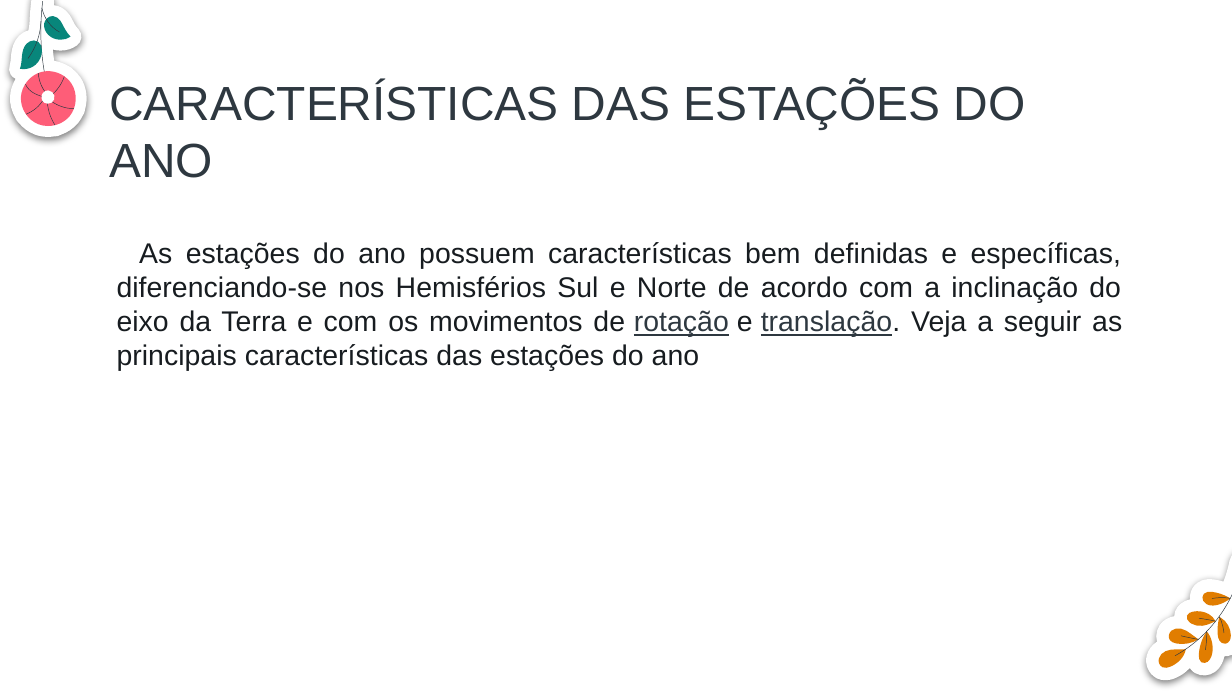
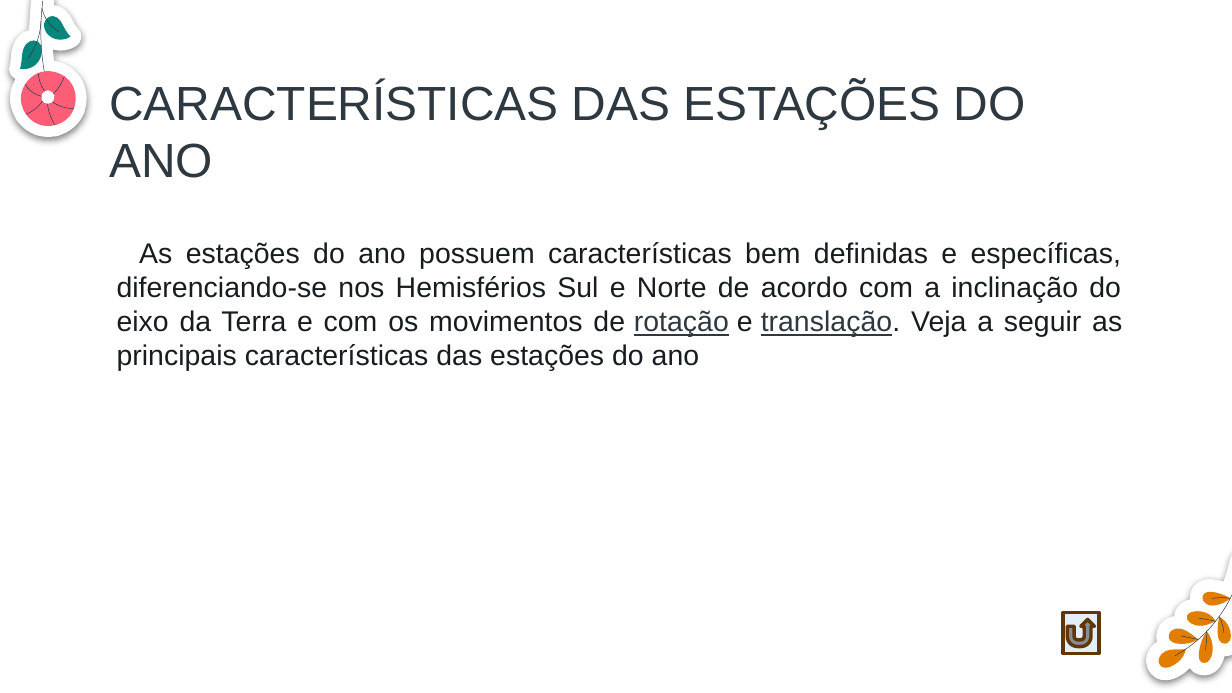
Before and after one commit to gdserick/ErickDias, a slide deck: slide 4 of 02-04/Seasons of the Year by Slidesgo.pptx (slide 3 before the commit). Drawn at 1232x693 pixels with LibreOffice and Linux fonts; fonts in the diff are those of the drawing; background and template pictures are left out. Boxes give left, top, right and bottom in pixels: in the first picture for what was removed or moved away, otherwise in the second. Text is boxed around its words. In the diff, an @@ line names an element or a change of style, - is before the commit and + after.

```diff
--- a/02-04/Seasons of the Year by Slidesgo.pptx
+++ b/02-04/Seasons of the Year by Slidesgo.pptx
@@ action button return added at (1063, 612, 1099, 653), fill #E2EEF8, outline #633700 2 pt @@
```
Also in this commit, not shown: 16 other slides changed, 1 slide added, 1 other file.
